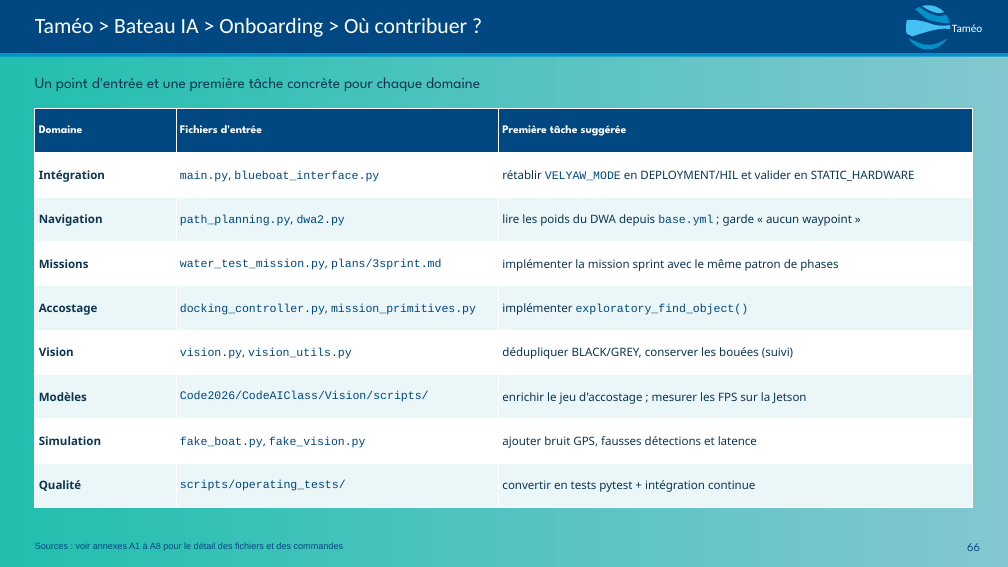
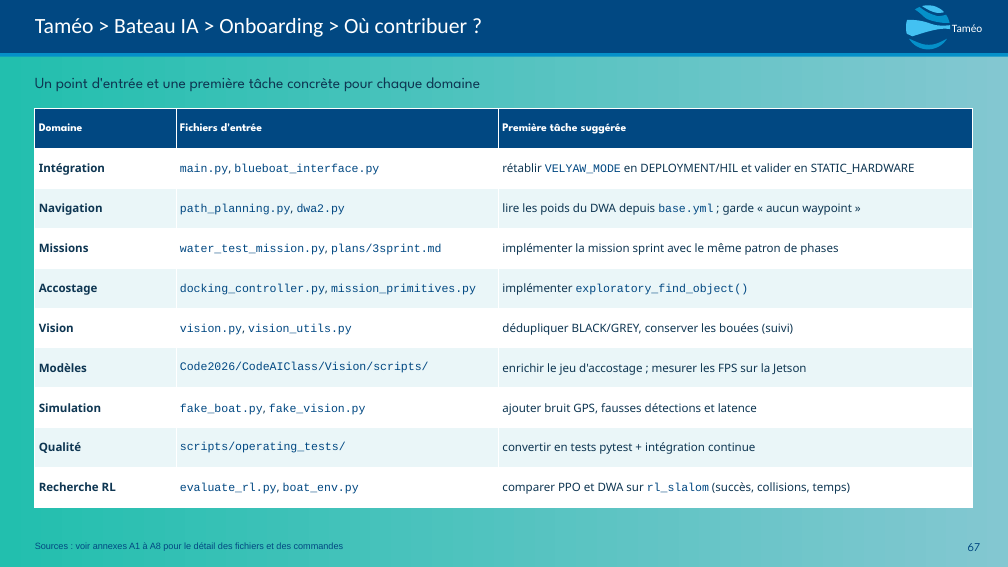
Before and after one commit to JavierTarazona06/tameodocs, a slide deck: slide 67 of informatique_logicielle_bateau_autonome/Logiciel_Bateau_IA_Navigation_Vision_Perception.pptx (slide 66 before the commit). Drawn at 1008x567 pixels with LibreOffice and Linux fonts; fonts in the diff are those of the drawing. Boxes give left, top, right and bottom in pixels: in the first picture for what was removed or moved away, otherwise in the second. Text is boxed around its words. In the diff, an @@ line names an element or a change of style, - is before the commit and + after.

```diff
--- a/informatique_logicielle_bateau_autonome/Logiciel_Bateau_IA_Navigation_Vision_Perception.pptx
+++ b/informatique_logicielle_bateau_autonome/Logiciel_Bateau_IA_Navigation_Vision_Perception.pptx
@@ table at [35,108,972,508] @@
+row 10: Recherche RL | evaluate_rl.py, boat_env.py | comparer PPO et DWA sur rl_slalom (succès, collisions, temps)
@@ page number at [968,543,981,551]: text changed @@
-66
+67
```
Also in this commit, not shown: 2 other slides changed, 1 slide added.
